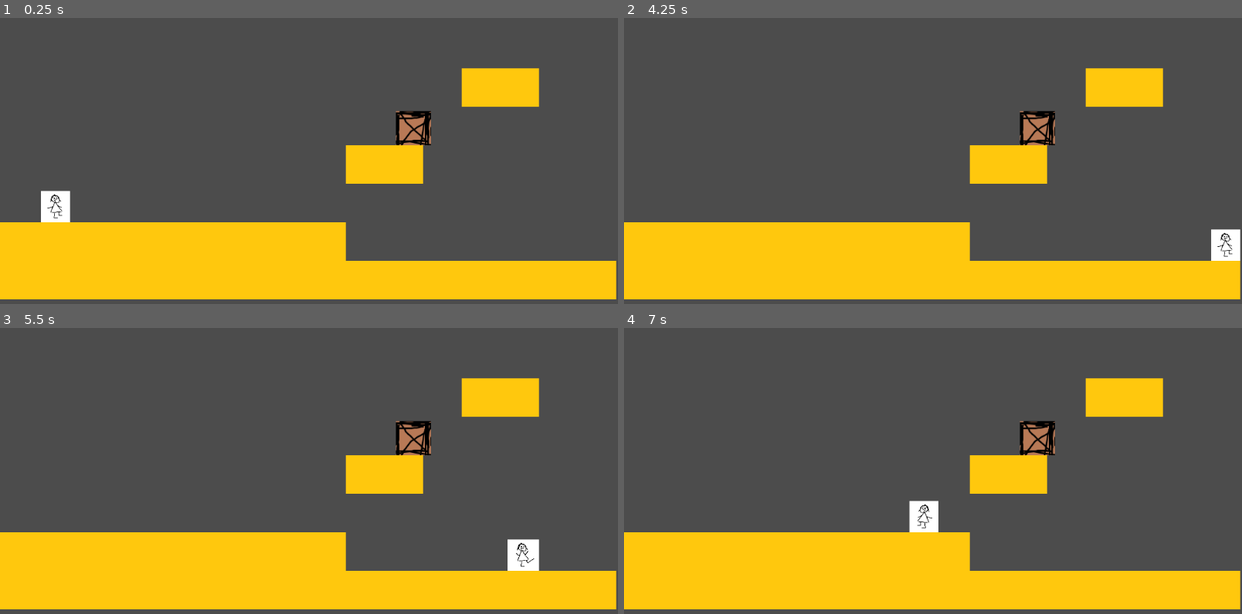
Above: before the commit, frames 1-4 (two rows, left to right).
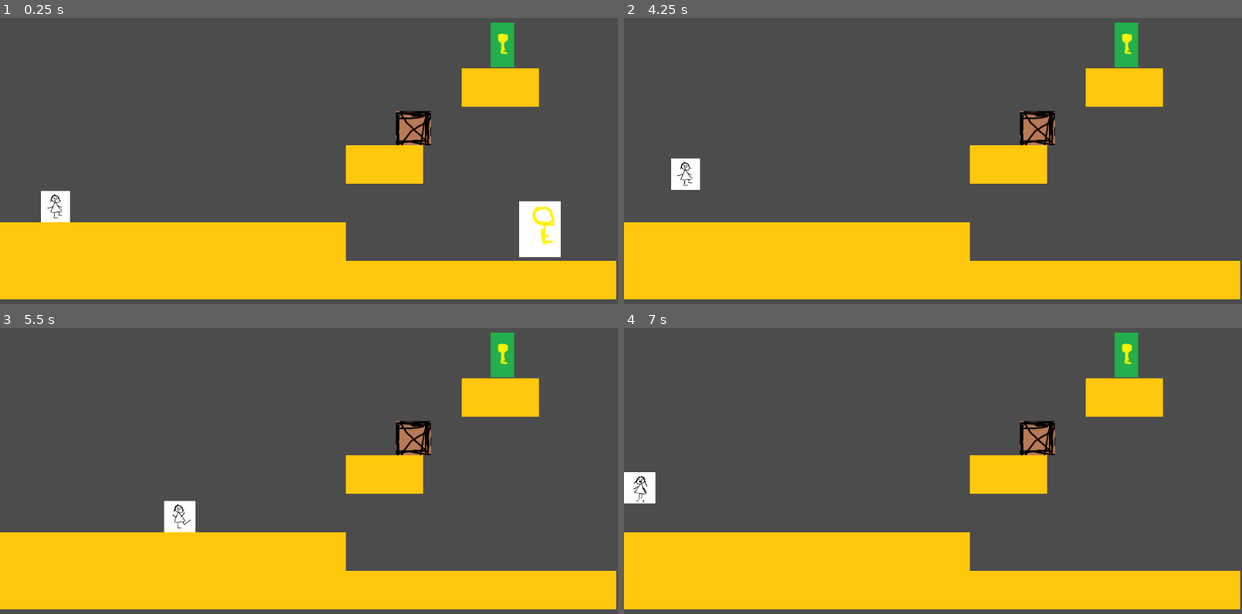
Above: after the commit, the same moments.

Repository: cva21/TPOT
Game: Godot game, scene res://Main.tscn
Two runs of this game, one before a commit and one after it. Both use one fixed random seed, a clock stepped at 60 frames per second and the inputs below. The project has no main scene, so this scene is started directly.
Inputs:
- Up to frame 1 (0.25 s): no input
- Up to frame 2 (4.25 s): tap Enter at 0.5 s; hold Right (move_right) 0.53-2.03 s; tap Up (move_up) at 0.77, 1.52, 3.02, 3.77 s; hold Left (move_left) 2.03-2.78 s; hold Right (move_right) from 2.78 s (still down); tap R (resetposition, bound only after the commit) at 4.15 s
- Up to frame 3 (5.5 s): release Right (move_right) at 4.28 s; hold Left (move_left) 4.28-5.03 s; tap Up (move_up) at 4.52 s; hold Right (move_right) from 5.03 s (still down)
- Up to frame 4 (7 s): release Right (move_right) at 5.78 s; hold Left (move_left) from 5.78 s (still down); tap Up (move_up) at 6.02, 6.77 s

The runs differ from the first frame. In frame 1, 2.0% of the frame differs, in the area x 79-91%, y 1-84%; in frame 2, 1.6%; in frame 3, 1.7%; in frame 4, 1.7%.
Error after the commit: Invalid type in function 'get_node' in base 'Area2D (door.gd)'. Cannot convert argument 1 from Nil to NodePath. (res://door.gd:8)

Commit message:
puertas y llaves

Diff:
--- /dev/null
+++ b/Key.gd
@@ -0,0 +1,19 @@
+extends Area2D
+
+export(NodePath) onready var player = get_node(player)
+# Declare member variables here. Examples:
+# var a = 2
+# var b = "text"
+
+
+# Called when the node enters the scene tree for the first time.
+func _ready():
+	pass # Replace with function body.
+
+func _on_Key_body_entered(body):
+	visible = false
+	set_collision_mask_bit(0,false)
+	player.hasKey = true
+# Called every frame. 'delta' is the elapsed time since the previous frame.
+#func _process(delta):
+#	pass
--- /dev/null
+++ b/Key.tscn
@@ -0,0 +1,20 @@
+[gd_scene load_steps=4 format=2]
+
+[ext_resource path="res://src/key/Sin título.png" type="Texture" id=1]
+[ext_resource path="res://Key.gd" type="Script" id=2]
+
+[sub_resource type="RectangleShape2D" id=1]
+extents = Vector2( 34.5, 46.5 )
+
+[node name="Key" type="Area2D"]
+script = ExtResource( 2 )
+
+[node name="Sprite" type="Sprite" parent="."]
+position = Vector2( 0, 1 )
+texture = ExtResource( 1 )
+
+[node name="CollisionShape2D" type="CollisionShape2D" parent="."]
+position = Vector2( -0.5, -0.5 )
+shape = SubResource( 1 )
+
+[connection signal="body_entered" from="." to="." method="_on_Key_body_entered"]
--- a/Main.gd
+++ b/Main.gd
@@ -20,3 +20,6 @@
 	if $box.position.y > $Player.position.y:
 		print($Player.position.y)
 		print($box.position.y)
+	#Volver atrás en el tiempo
+	if Input.is_action_pressed("resetposition"):
+		$Player.start($StartPosition.position)
--- a/Main.tscn
+++ b/Main.tscn
@@ -1,9 +1,11 @@
-[gd_scene load_steps=8 format=2]
+[gd_scene load_steps=10 format=2]
 
 [ext_resource path="res://playernew.tscn" type="PackedScene" id=1]
 [ext_resource path="res://box.tscn" type="PackedScene" id=2]
 [ext_resource path="res://Main.gd" type="Script" id=3]
 [ext_resource path="res://new_tileset.tres" type="TileSet" id=4]
+[ext_resource path="res://Key.tscn" type="PackedScene" id=5]
+[ext_resource path="res://door.tscn" type="PackedScene" id=6]
 
 [sub_resource type="RectangleShape2D" id=1]
 extents = Vector2( 518, 10 )
@@ -55,3 +57,12 @@
 
 [node name="box" parent="." instance=ExtResource( 2 )]
 gravity_scale = 40.0
+
+[node name="Door" parent="." instance=ExtResource( 6 )]
+position = Vector2( 836, 153 )
+player = NodePath("../Player")
+target = null
+
+[node name="Key" parent="." instance=ExtResource( 5 )]
+position = Vector2( 898, 458 )
+player = NodePath("../Player")
--- /dev/null
+++ b/door.gd
@@ -0,0 +1,47 @@
+extends Area2D
+
+var isOverDoor := false
+var isLocked := true
+
+var teleportState = 0
+export(NodePath) onready var player = get_node(player)
+export(NodePath) onready var target = get_node(target)
+# Declare member variables here. Examples:
+# var a = 2
+# var b = "text"
+
+
+# Called when the node enters the scene tree for the first time.
+func _ready():
+	pass # Replace with function body.
+
+func _on_Door_body_entered(body):
+	isOverDoor = true
+func _on_Door_body_exited(body):
+	isOverDoor = false
+func _on_NearDoor_body_entered(body):
+	if player.hasKey:
+		$AnimatedSprite.play("closed")
+		isLocked = false
+
+func _physics_process(delta):
+	if isOverDoor and player.hasKey and Input.is_action_just_pressed("move_right"):
+		$AnimatedSprite.play("open")
+
+# Called every frame. 'delta' is the elapsed time since the previous frame.
+#func _process(delta):
+#	pass
+func teleport():
+	match teleportState:
+		0:
+			#personaje invisible
+			pass
+		1:
+			#cargar siguiente nivel
+			pass
+		2:
+			#abrir la otra puerta
+			pass
+		3:
+			#hacer jugador visble
+			pass
--- /dev/null
+++ b/door.tscn
@@ -0,0 +1,47 @@
+[gd_scene load_steps=7 format=2]
+
+[ext_resource path="res://src/key/door.png" type="Texture" id=1]
+[ext_resource path="res://door.gd" type="Script" id=2]
+[ext_resource path="res://src/key/dooropen.png" type="Texture" id=3]
+
+[sub_resource type="SpriteFrames" id=1]
+animations = [ {
+"frames": [ ExtResource( 1 ) ],
+"loop": true,
+"name": "closed",
+"speed": 5.0
+}, {
+"frames": [ ExtResource( 3 ) ],
+"loop": true,
+"name": "open",
+"speed": 5.0
+} ]
+
+[sub_resource type="RectangleShape2D" id=2]
+extents = Vector2( 19.5, 37 )
+
+[sub_resource type="RectangleShape2D" id=3]
+extents = Vector2( 53.5, 23 )
+
+[node name="Door" type="Area2D"]
+script = ExtResource( 2 )
+
+[node name="AnimatedSprite" type="AnimatedSprite" parent="."]
+frames = SubResource( 1 )
+animation = "closed"
+
+[node name="CollisionShape2D" type="CollisionShape2D" parent="."]
+position = Vector2( 0.5, 0 )
+shape = SubResource( 2 )
+
+[node name="NearDoor" type="Area2D" parent="."]
+
+[node name="CollisionShape2D" type="CollisionShape2D" parent="NearDoor"]
+position = Vector2( -0.5, 0 )
+shape = SubResource( 3 )
+
+[node name="Timer" type="Timer" parent="."]
+
+[connection signal="body_entered" from="." to="." method="_on_Door_body_entered"]
+[connection signal="body_exited" from="." to="." method="_on_Door_body_exited"]
+[connection signal="body_entered" from="NearDoor" to="." method="_on_NearDoor_body_entered"]
--- a/playernew.gd
+++ b/playernew.gd
@@ -16,7 +16,7 @@
 var screen_size
 var _jumps_made := 0
 var _velocity := Vector2.ZERO
-
+var hasKey := false
 func _ready():
 	screen_size = get_viewport_rect().size #Find size of window
 	hide()
--- a/project.godot
+++ b/project.godot
@@ -49,6 +49,11 @@
 "events": [ Object(InputEventKey,"resource_local_to_scene":false,"resource_name":"","device":0,"alt":false,"shift":false,"control":false,"meta":false,"command":false,"pressed":false,"scancode":16777234,"physical_scancode":0,"unicode":0,"echo":false,"script":null)
  ]
 }
+resetposition={
+"deadzone": 0.5,
+"events": [ Object(InputEventKey,"resource_local_to_scene":false,"resource_name":"","device":0,"alt":false,"shift":false,"control":false,"meta":false,"command":false,"pressed":false,"scancode":82,"physical_scancode":0,"unicode":0,"echo":false,"script":null)
+ ]
+}
 
 [physics]
 
Binary file added: src/key/Sin título.png
Not shown, added: src/key/Sin título.png.import
Binary file added: src/key/door.png
Not shown, added: src/key/door.png.import
Binary file added: src/key/dooropen.png
Not shown, added: src/key/dooropen.png.import
